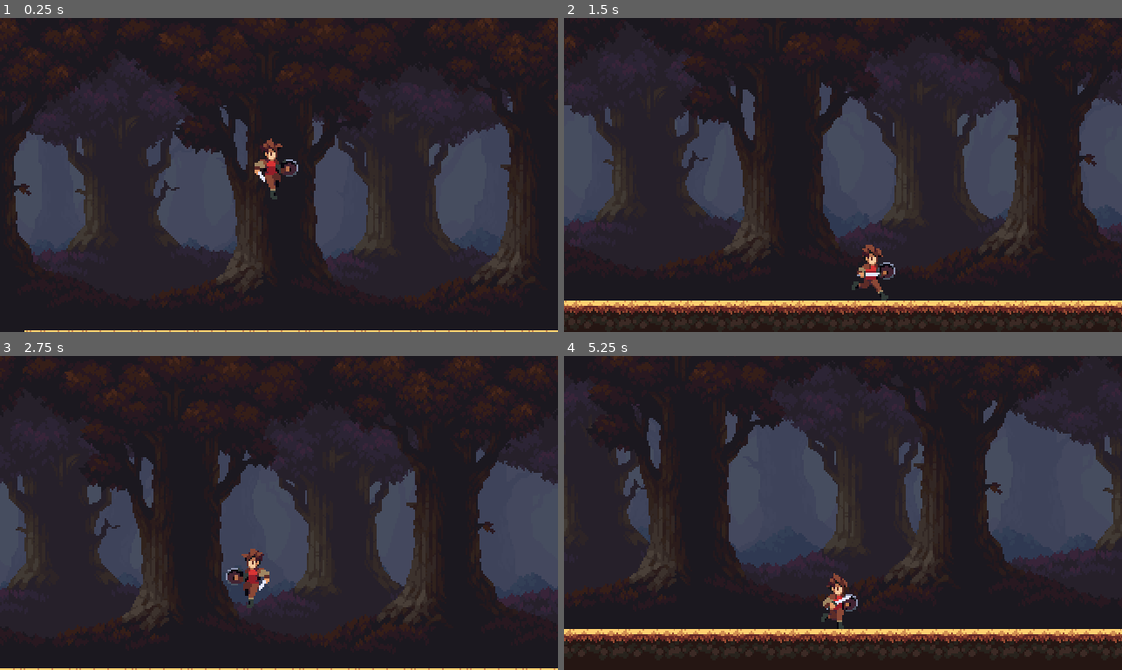
Above: before the commit, frames 1-4 (two rows, left to right).
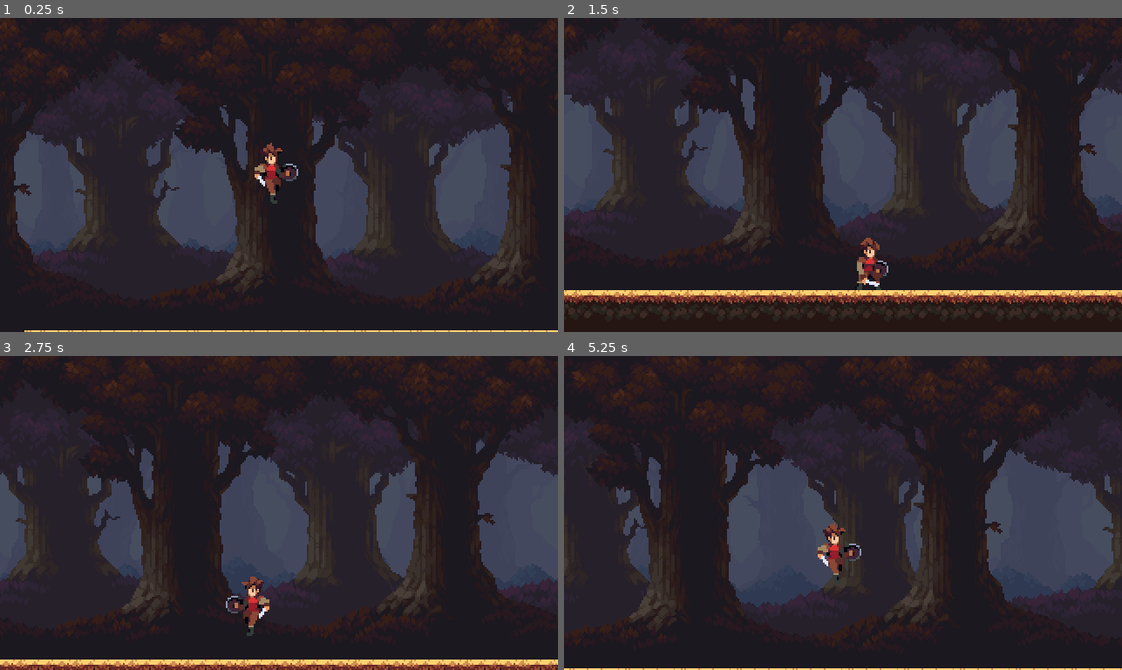
Above: after the commit, the same moments.

Repository: Lucas-Animax/dark-florest
Game: Godot game, scene res://scenes/runs/runs_1.tscn
Same seed, same stepped clock (60 frames per second), same inputs: the game is played once before the commit and once after it. The project has no main scene, so this scene is started directly.
Inputs (mouse positions are in pixels of both pictures, inside the frame that each line leads up to):
- Up to frame 1 (0.25 s): no input
- Up to frame 2 (1.5 s): move the mouse to (965, 159) at 0.52 s; hold S (crouch, bound only after the commit) 0.53-1.28 s; hold D (move_right) from 0.53 s (still down); click (965, 159) at 0.6 s; tap Space (jump) at 0.77, 1.07 s; move the mouse to (731, 190) at 1.27 s; tap S (crouch, bound only after the commit) at 1.35 s
- Up to frame 3 (2.75 s): tap Space (jump) at 1.52, 1.82, 2.3 s; right-click (167, 528) at 1.55 s; move the mouse to (334, 443) at 2.02 s; release D (move_right) at 2.03 s; hold A (move_left) from 2.03 s (still down); hold Right mouse button (defence, bound only after the commit) from 2.03 s (still down)
- Up to frame 4 (5.25 s): move the mouse to (815, 575) at 2.77 s; release A (move_left) at 2.78 s; release Right mouse button (defence, bound only after the commit) at 2.78 s; hold D (move_right) 2.78-4.28 s; tap Space (jump) at 2.85, 3.02, 3.32, 3.77, 4.07, 4.52, 4.82 s; click (815, 575) at 3.05 s; move the mouse to (1010, 560) at 3.52 s; hold S (crouch, bound only after the commit) 3.53-4.28 s; click (1010, 560) at 3.6 s; move the mouse to (675, 465) at 4.27 s; hold A (move_left) 4.28-5.03 s; tap S (crouch, bound only after the commit) at 4.35 s; right-click (675, 465) at 4.55 s; move the mouse to (870, 513) at 5.02 s; hold D (move_right) from 5.03 s (still down); hold Right mouse button (defence, bound only after the commit) from 5.03 s (still down)

The runs differ from the first frame. In frame 1, 0.6% of the frame differs, in the area x 45-54%, y 38-60%; in frame 2, 14%; in frame 3, 11%; in frame 4, 24%, in the area x 0-100%, y 0-100%.

Commit message:
attack/ defence/crouch

Diff:
--- a/project.godot
+++ b/project.godot
@@ -43,6 +43,23 @@
 "events": [Object(InputEventKey,"resource_local_to_scene":false,"resource_name":"","device":-1,"window_id":0,"alt_pressed":false,"shift_pressed":false,"ctrl_pressed":false,"meta_pressed":false,"pressed":false,"keycode":0,"physical_keycode":32,"key_label":0,"unicode":32,"echo":false,"script":null)
 ]
 }
+attack={
+"deadzone": 0.5,
+"events": [Object(InputEventMouseButton,"resource_local_to_scene":false,"resource_name":"","device":-1,"window_id":0,"alt_pressed":false,"shift_pressed":false,"ctrl_pressed":false,"meta_pressed":false,"button_mask":1,"position":Vector2(329, 19),"global_position":Vector2(333, 60),"factor":1.0,"button_index":1,"canceled":false,"pressed":true,"double_click":false,"script":null)
+]
+}
+crouch={
+"deadzone": 0.5,
+"events": [Object(InputEventKey,"resource_local_to_scene":false,"resource_name":"","device":-1,"window_id":0,"alt_pressed":false,"shift_pressed":false,"ctrl_pressed":false,"meta_pressed":false,"pressed":false,"keycode":0,"physical_keycode":83,"key_label":0,"unicode":115,"echo":false,"script":null)
+, Object(InputEventMouseButton,"resource_local_to_scene":false,"resource_name":"","device":-1,"window_id":0,"alt_pressed":false,"shift_pressed":false,"ctrl_pressed":false,"meta_pressed":false,"button_mask":4,"position":Vector2(329, 22),"global_position":Vector2(333, 63),"factor":1.0,"button_index":3,"canceled":false,"pressed":true,"double_click":false,"script":null)
+, Object(InputEventKey,"resource_local_to_scene":false,"resource_name":"","device":-1,"window_id":0,"alt_pressed":false,"shift_pressed":false,"ctrl_pressed":false,"meta_pressed":false,"pressed":false,"keycode":0,"physical_keycode":4194325,"key_label":0,"unicode":0,"echo":false,"script":null)
+]
+}
+defence={
+"deadzone": 0.5,
+"events": [Object(InputEventMouseButton,"resource_local_to_scene":false,"resource_name":"","device":-1,"window_id":0,"alt_pressed":false,"shift_pressed":false,"ctrl_pressed":false,"meta_pressed":false,"button_mask":2,"position":Vector2(271, 22),"global_position":Vector2(275, 63),"factor":1.0,"button_index":2,"canceled":false,"pressed":true,"double_click":false,"script":null)
+]
+}
 
 [layer_names]
 
--- a/scenes/obj/player.tscn
+++ b/scenes/obj/player.tscn
@@ -1,8 +1,88 @@
-[gd_scene load_steps=10 format=3 uid="uid://cwhc007p061ik"]
+[gd_scene load_steps=17 format=3 uid="uid://cwhc007p061ik"]
 
 [ext_resource type="Texture2D" uid="uid://cly2lhfmihw0d" path="res://assets/player/char_red.png" id="1_0fixq"]
 [ext_resource type="Script" path="res://sprt/player.gd" id="1_d2xqp"]
 [ext_resource type="Script" path="res://sprt/anim_player.gd" id="3_lp4db"]
+
+[sub_resource type="Animation" id="Animation_2h4m2"]
+resource_name = "attack_left"
+length = 0.7
+tracks/0/type = "value"
+tracks/0/imported = false
+tracks/0/enabled = true
+tracks/0/path = NodePath(".:frame")
+tracks/0/interp = 1
+tracks/0/loop_wrap = true
+tracks/0/keys = {
+"times": PackedFloat32Array(0, 0.1, 0.2, 0.3, 0.4, 0.5, 0.6, 0.7),
+"transitions": PackedFloat32Array(1, 1, 1, 1, 1, 1, 1, 1),
+"update": 1,
+"values": [8, 9, 10, 11, 12, 13, 14, 15]
+}
+tracks/1/type = "value"
+tracks/1/imported = false
+tracks/1/enabled = true
+tracks/1/path = NodePath("../AttackArea2D/CollisionShape2D:position")
+tracks/1/interp = 1
+tracks/1/loop_wrap = true
+tracks/1/keys = {
+"times": PackedFloat32Array(0.3, 0.6),
+"transitions": PackedFloat32Array(1, 1),
+"update": 0,
+"values": [Vector2(11, 8.5), Vector2(3, 8.5)]
+}
+tracks/2/type = "value"
+tracks/2/imported = false
+tracks/2/enabled = true
+tracks/2/path = NodePath("../AttackArea2D/CollisionShape2D:disabled")
+tracks/2/interp = 1
+tracks/2/loop_wrap = true
+tracks/2/keys = {
+"times": PackedFloat32Array(0, 0.3, 0.5, 0.6, 0.7),
+"transitions": PackedFloat32Array(1, 1, 1, 1, 1),
+"update": 1,
+"values": [true, false, true, false, true]
+}
+
+[sub_resource type="Animation" id="Animation_0ibq6"]
+resource_name = "attack_right"
+length = 0.7
+tracks/0/type = "value"
+tracks/0/imported = false
+tracks/0/enabled = true
+tracks/0/path = NodePath(".:frame")
+tracks/0/interp = 1
+tracks/0/loop_wrap = true
+tracks/0/keys = {
+"times": PackedFloat32Array(0, 0.1, 0.2, 0.3, 0.4, 0.5, 0.6, 0.7),
+"transitions": PackedFloat32Array(1, 1, 1, 1, 1, 1, 1, 1),
+"update": 1,
+"values": [8, 9, 10, 11, 12, 13, 14, 15]
+}
+tracks/1/type = "value"
+tracks/1/imported = false
+tracks/1/enabled = true
+tracks/1/path = NodePath("../AttackArea2D/CollisionShape2D:position")
+tracks/1/interp = 1
+tracks/1/loop_wrap = true
+tracks/1/keys = {
+"times": PackedFloat32Array(0.3, 0.6),
+"transitions": PackedFloat32Array(1, 1),
+"update": 0,
+"values": [Vector2(-11, 8.5), Vector2(-3, 8.5)]
+}
+tracks/2/type = "value"
+tracks/2/imported = false
+tracks/2/enabled = true
+tracks/2/path = NodePath("../AttackArea2D/CollisionShape2D:disabled")
+tracks/2/interp = 1
+tracks/2/loop_wrap = true
+tracks/2/keys = {
+"times": PackedFloat32Array(0, 0.3, 0.5, 0.6, 0.7),
+"transitions": PackedFloat32Array(1, 1, 1, 1, 1),
+"update": 1,
+"values": [true, false, true, false, true]
+}
 
 [sub_resource type="Animation" id="Animation_3adgn"]
 resource_name = "down"
@@ -21,6 +101,22 @@
 "values": [33, 34, 35, 36]
 }
 
+[sub_resource type="Animation" id="Animation_6c3ld"]
+resource_name = "fall"
+length = 0.3
+tracks/0/type = "value"
+tracks/0/imported = false
+tracks/0/enabled = true
+tracks/0/path = NodePath(".:frame")
+tracks/0/interp = 1
+tracks/0/loop_wrap = true
+tracks/0/keys = {
+"times": PackedFloat32Array(0, 0.1, 0.2),
+"transitions": PackedFloat32Array(1, 1, 1),
+"update": 1,
+"values": [37, 38, 39]
+}
+
 [sub_resource type="Animation" id="Animation_4afyb"]
 resource_name = "idle"
 length = 0.5
@@ -71,32 +167,89 @@
 "values": [16, 17, 18, 19, 20, 21, 22, 23]
 }
 
+[sub_resource type="Animation" id="Animation_cciyt"]
+resource_name = "shild"
+length = 0.3
+tracks/0/type = "value"
+tracks/0/imported = false
+tracks/0/enabled = true
+tracks/0/path = NodePath(".:frame")
+tracks/0/interp = 1
+tracks/0/loop_wrap = true
+tracks/0/keys = {
+"times": PackedFloat32Array(0, 0.1, 0.2),
+"transitions": PackedFloat32Array(1, 1, 1),
+"update": 1,
+"values": [80, 81, 82]
+}
+
+[sub_resource type="Animation" id="Animation_fjdjv"]
+resource_name = "crouch"
+length = 0.4
+tracks/0/type = "value"
+tracks/0/imported = false
+tracks/0/enabled = true
+tracks/0/path = NodePath(".:frame")
+tracks/0/interp = 1
+tracks/0/loop_wrap = true
+tracks/0/keys = {
+"times": PackedFloat32Array(0, 0.1, 0.2, 0.3),
+"transitions": PackedFloat32Array(1, 1, 1, 1),
+"update": 1,
+"values": [71, 72, 73, 74]
+}
+
+[sub_resource type="Animation" id="Animation_vh2fl"]
+length = 0.001
+tracks/0/type = "value"
+tracks/0/imported = false
+tracks/0/enabled = true
+tracks/0/path = NodePath(".:frame")
+tracks/0/interp = 1
+tracks/0/loop_wrap = true
+tracks/0/keys = {
+"times": PackedFloat32Array(0),
+"transitions": PackedFloat32Array(1),
+"update": 1,
+"values": [71]
+}
+
 [sub_resource type="AnimationLibrary" id="AnimationLibrary_43ukn"]
 _data = {
+"RESET": SubResource("Animation_vh2fl"),
+"attack_left": SubResource("Animation_2h4m2"),
+"attack_right": SubResource("Animation_0ibq6"),
+"crouch": SubResource("Animation_fjdjv"),
 "down": SubResource("Animation_3adgn"),
+"fall": SubResource("Animation_6c3ld"),
 "idle": SubResource("Animation_4afyb"),
+"shild": SubResource("Animation_cciyt"),
 "up": SubResource("Animation_volaa"),
 "walk": SubResource("Animation_wq38f")
 }
 
 [sub_resource type="RectangleShape2D" id="RectangleShape2D_mwp7m"]
 size = Vector2(19, 36.3333)
+
+[sub_resource type="RectangleShape2D" id="RectangleShape2D_wm8ca"]
+size = Vector2(31.5, 25)
 
 [node name="Player" type="CharacterBody2D" node_paths=PackedStringArray("spr")]
 collision_mask = 14
 script = ExtResource("1_d2xqp")
 spr = NodePath("Sprite2D")
 speed = 64.0
-gravit_value = 60.0
-jump_value = 550.0
-
-[node name="Sprite2D" type="Sprite2D" parent="." node_paths=PackedStringArray("anim")]
+gravit_value = 70.0
+jump_value = 560.0
+
+[node name="Sprite2D" type="Sprite2D" parent="." node_paths=PackedStringArray("anim", "player_ref")]
 texture = ExtResource("1_0fixq")
 hframes = 8
 vframes = 11
-frame = 36
+frame = 71
 script = ExtResource("3_lp4db")
 anim = NodePath("AnimationPlayer")
+player_ref = NodePath("..")
 
 [node name="AnimationPlayer" type="AnimationPlayer" parent="Sprite2D"]
 libraries = {
@@ -113,3 +266,14 @@
 limit_top = 0
 position_smoothing_enabled = true
 position_smoothing_speed = 3.0
+
+[node name="AttackArea2D" type="Area2D" parent="."]
+
+[node name="CollisionShape2D" type="CollisionShape2D" parent="AttackArea2D"]
+position = Vector2(11, 8.5)
+shape = SubResource("RectangleShape2D_wm8ca")
+disabled = true
+debug_color = Color(0.964706, 0.0705882, 0, 0.419608)
+
+[connection signal="animation_finished" from="Sprite2D/AnimationPlayer" to="." method="_on_animation_player_animation_finished"]
+[connection signal="animation_finished" from="Sprite2D/AnimationPlayer" to="Sprite2D" method="_on_animation_player_animation_finished"]
--- a/sprt/anim_player.gd
+++ b/sprt/anim_player.gd
@@ -1,20 +1,30 @@
 extends Sprite2D
 class_name Anim_Player
-var on_floor:bool = false
+var dic_name:String
+var defence_off:bool = true
+var crouch_off:bool = true
+var  attack_normal:bool = true
 @export_category("Objects")
 @export var anim:AnimationPlayer
+@export var player_ref:CharacterBody2D
 func _animate(dic:Vector2):
-	if dic.y != 0:
+	if player_ref.check_input == false:
+		anim_actions()
+	elif  dic.y != 0:
 		_anim_vertical(dic)
+	elif player_ref.on_floor:
+		anim.play("fall")
 	else: _anim_horizontal(dic)
 	_check_dic(dic)
+
 	pass
 func _check_dic(dic):
 	if dic.x > 1:
 		flip_h = false
+		dic_name = "_left"
 	elif dic.x < 0:
 		flip_h = true
-
+		dic_name = "_right"
 
 
 
@@ -33,3 +43,21 @@
 		return
 	anim.play("idle")
 	pass
+func anim_actions():
+	if player_ref.in_attack and attack_normal:
+		anim.play("attack"+dic_name)
+		return
+	elif player_ref.in_defence and defence_off:
+		anim.play("shild")
+		defence_off = false
+	elif player_ref.in_crouch and crouch_off:
+		anim.play("crouch")
+		crouch_off = false
+
+	pass
+
+func _on_animation_player_animation_finished(anim_name):
+	match anim_name:
+		"fall":
+			player_ref.on_floor = false
+	pass # Replace with function body.
--- a/sprt/player.gd
+++ b/sprt/player.gd
@@ -1,9 +1,15 @@
 extends CharacterBody2D
-class_name Player
+class_name Player_Class
 #region int
 var jump_cont:int = 2
 #endregion
 #region bool
+var on_floor:bool
+var in_attack:bool = false
+var in_defence:bool = false
+var in_crouch:bool = false
+var check_input:bool = true
+
 #endregion
 @export_category("Objects")
 @export var spr:Sprite2D
@@ -12,16 +18,31 @@
 @export var gravit_value:float
 @export var jump_value:float
 
+func _check_inputs():
+	if not on_floor:
+		if in_attack or in_defence or in_crouch:
+			check_input = false
+		else:check_input = true
+
+
+
+	pass
 func _physics_process(delta:float):
-	move_and_slide()
-	_move_horizontal()
-	_move_vertical()
+	if check_input == true:
+		move_and_slide()
+		_move_horizontal()
+		_move_vertical()
+	_actions()
+	_check_inputs()
 	spr._animate(velocity)
 	pass
+
+
 func _move_horizontal():
 	var dic:float = Input.get_axis("move_left","move_right")
 	velocity.x = dic * speed
 	pass
+
 func _move_vertical():
 	if is_on_floor():
 		jump_cont = 0
@@ -33,8 +54,44 @@
 		jump_cont += 1
 		return
 	if not is_on_floor():
+		on_floor = true
 		velocity.y += gravit_value
 		if velocity.y > gravit_value:
 			velocity.y = gravit_value
 
+func _actions():
+	attack()
+	defence()
+	crouch()
 	pass
+func attack():
+	if Input.is_action_just_pressed("attack") and is_on_floor() and not in_attack:
+		in_attack = true
+		spr.attack_normal = true
+		await get_tree().create_timer(0.7).timeout
+		in_attack = false
+		return
+
+
+	pass
+func defence():
+	if Input.is_action_pressed("defence") and is_on_floor() and not in_crouch:
+		in_defence = true
+	else:
+		in_defence = false
+		spr.defence_off = true
+
+
+
+
+	pass
+func crouch():
+	if Input.is_action_pressed("crouch") and is_on_floor() and not in_defence:
+		in_crouch = true
+	else:
+		in_crouch = false
+		spr.crouch_off = true
+
+
+
+	pass
